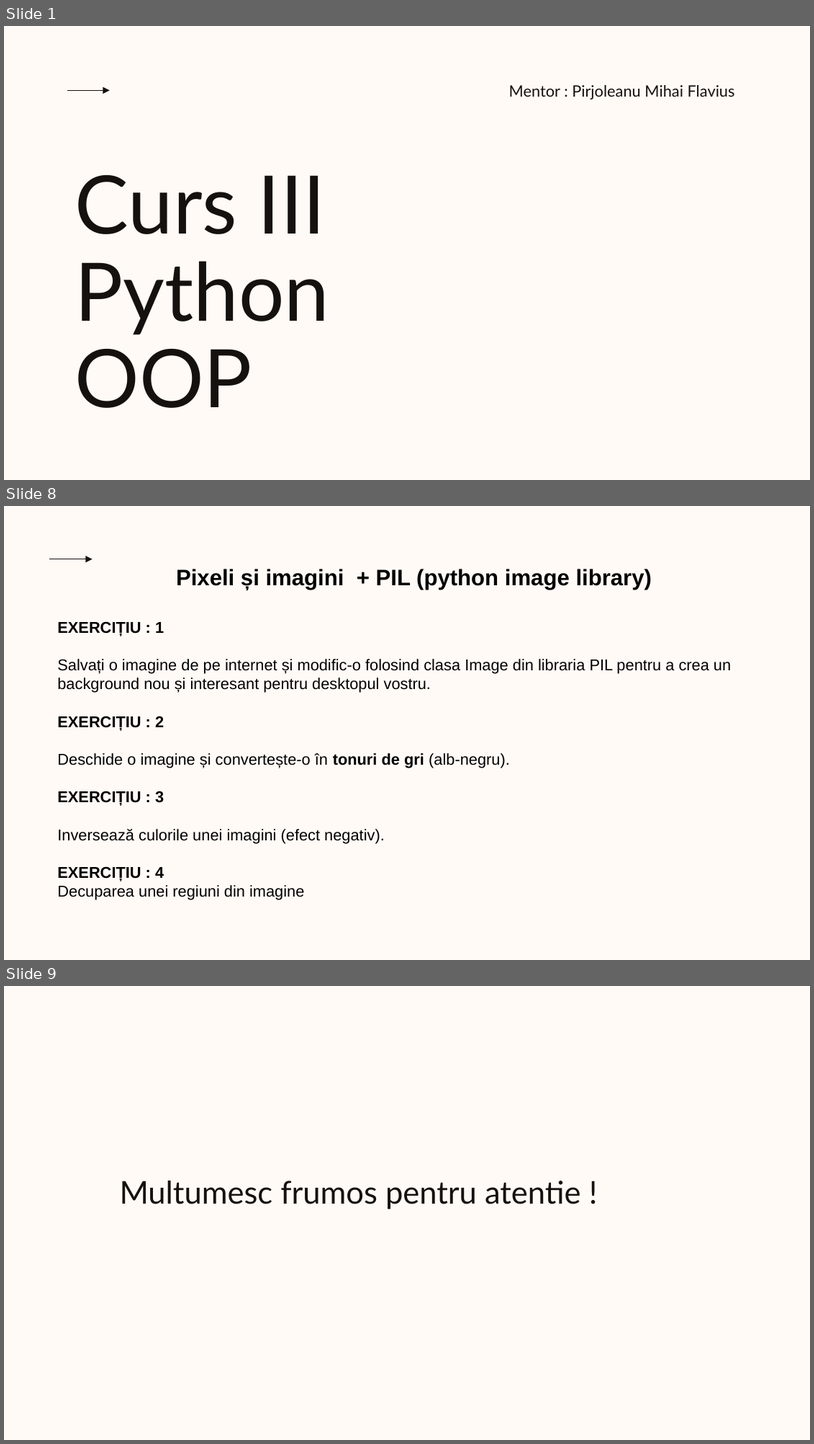
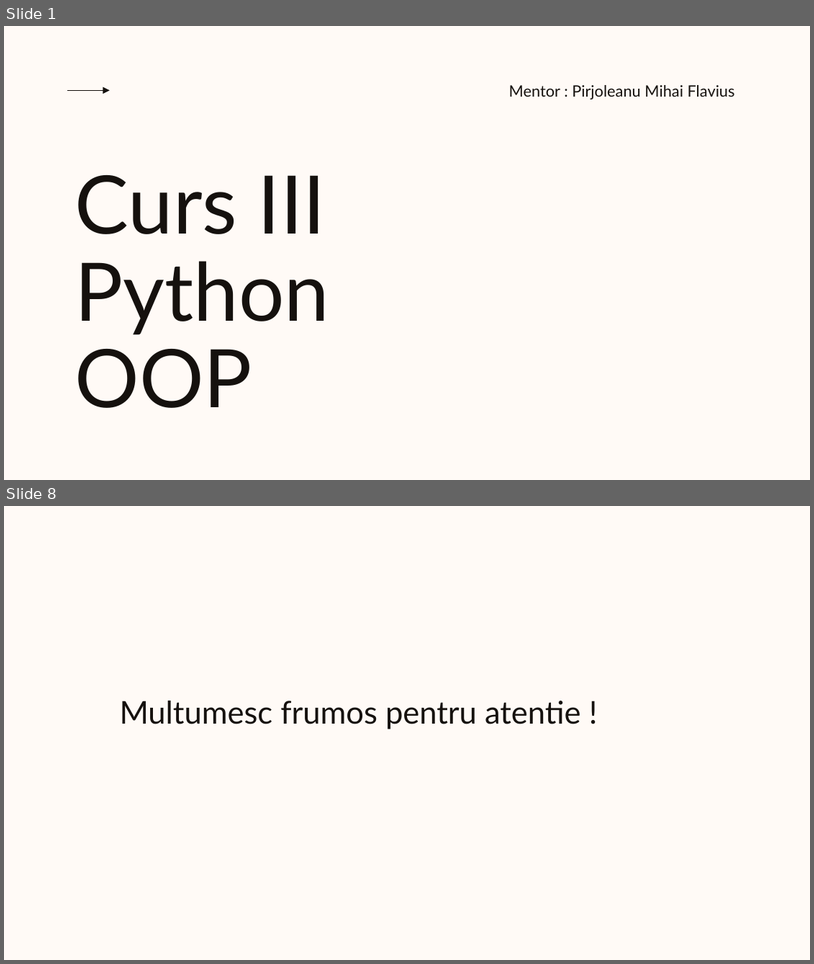
Before and after one commit to FlaviusBanned/Code-Hero-6-Resources, a slide deck: Curs3_PythonOOP.pptx. Shown one above the other, each under a label of ours: slides 1, 8 and 9 before the commit, slides 1 and 8 after it; the slides between them are not shown. The pictures are 814x1444 and 814x964 pixels, drawn with LibreOffice and Linux fonts; fonts in the diff are those of the drawing; background and template pictures are left out. Boxes give left, top, right and bottom in pixels: in the first picture for what was removed or moved away, otherwise in the second. Text is boxed around its words. In the diff, an @@ line names an element or a change of style, - is before the commit and + after.

```diff
--- a/Curs3_PythonOOP.pptx
+++ b/Curs3_PythonOOP.pptx
@@ slide 8 removed at [4, 506, 810, 960], background picture (left out) @@
@@ arrow removed from (50, 559) to (92, 559) @@
@@ text removed at [176, 569, 653, 590] @@
-Pixeli și imagini + PIL (python image library)
@@ text removed at [57, 621, 731, 900] @@
-EXERCIȚIU : 1
-Salvați o imagine de pe internet și modific-o folosind clasa Image din libraria PIL pentru a crea un background nou și interesant pentru desktopul vostru.
-EXERCIȚIU : 2
-Deschide o imagine și convertește-o în tonuri de gri (alb-negru).
-EXERCIȚIU : 3
-Inversează culorile unei imagini (efect negativ).
-EXERCIȚIU : 4
-Decuparea unei regiuni din imagine
@@ what was slide 9 is now slide 8 @@
```
Also in this commit, not shown: 6 slides changed, 4 other files.
